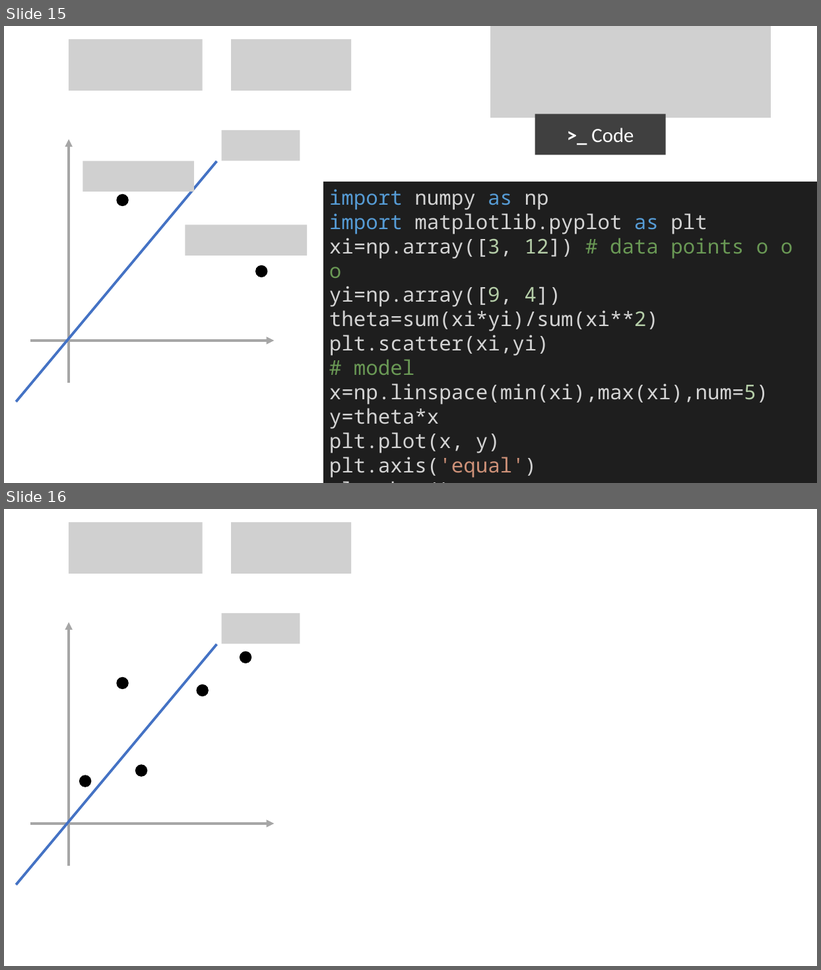
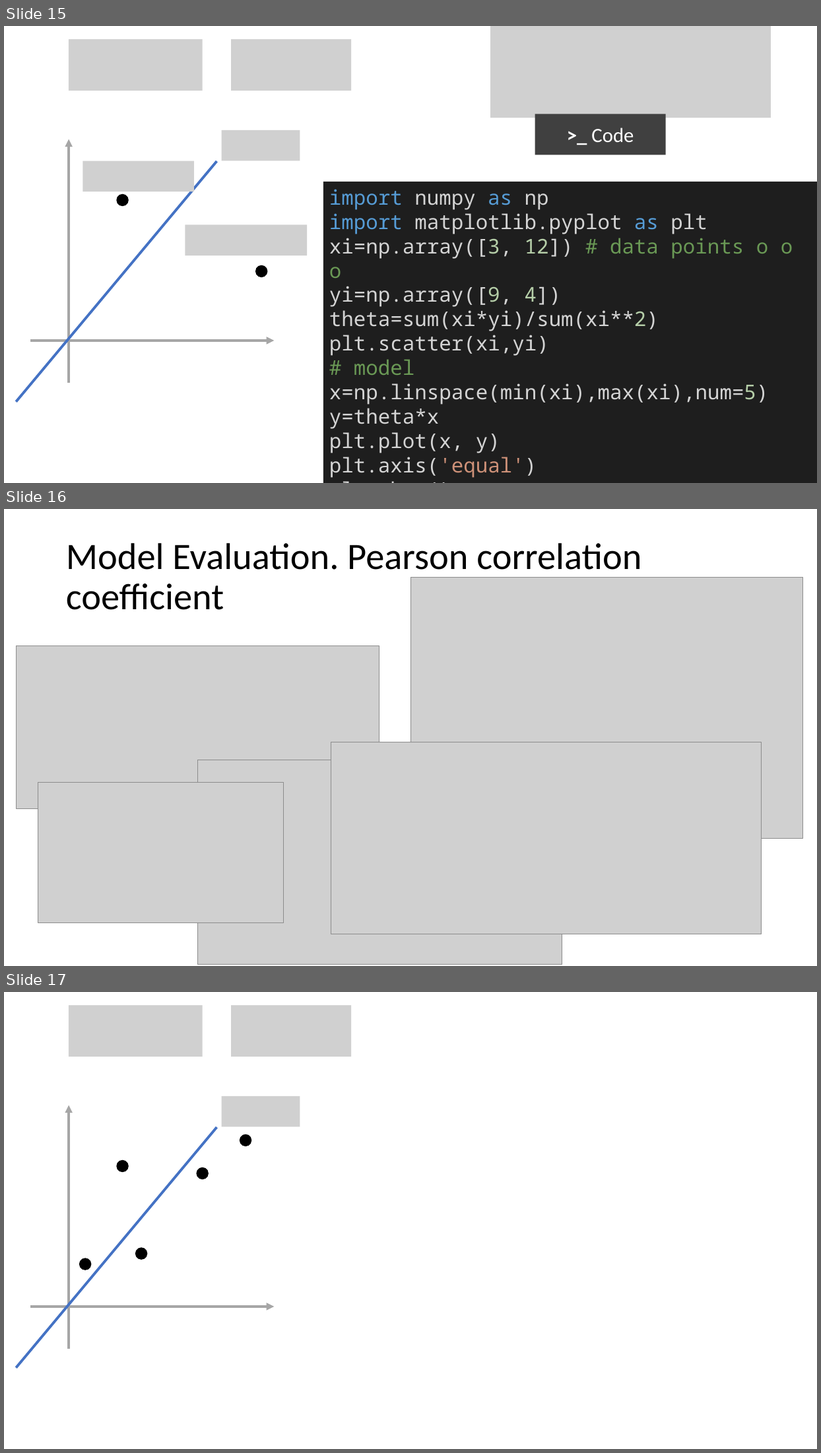
Before and after one commit to mathphysmx/teaching-ml, a slide deck: slides/02_ML_Linear_modelsA.pptx. Shown one above the other, each under a label of ours: slides 15 and 16 before the commit, slides 15, 16 and 17 after it. The pictures are 821x970 and 821x1453 pixels, drawn with LibreOffice and Linux fonts; fonts in the diff are those of the drawing; grey boxes stand for pictures. Boxes give left, top, right and bottom in pixels: in the first picture for what was removed or moved away, otherwise in the second. Text is boxed around its words. In the diff, an @@ line names an element or a change of style, - is before the commit and + after.

```diff
--- a/slides/02_ML_Linear_modelsA.pptx
+++ b/slides/02_ML_Linear_modelsA.pptx
@@ slide 16 added at box(4, 509, 817, 966), background #FFFFFF @@
@@ title added at box(66, 543, 642, 610), 44 pt, text #000000 @@
+Model Evaluation. Pearson correlation coefficient
@@ picture added at box(411, 578, 803, 838) @@
@@ picture added at box(16, 646, 379, 809) @@
@@ picture added at box(331, 742, 761, 935) @@
@@ picture added at box(198, 760, 563, 964) @@
@@ picture added at box(38, 783, 284, 923) @@
@@ what was slide 16 is now slide 17 @@
```
Also in this commit, not shown: 12 other files.
